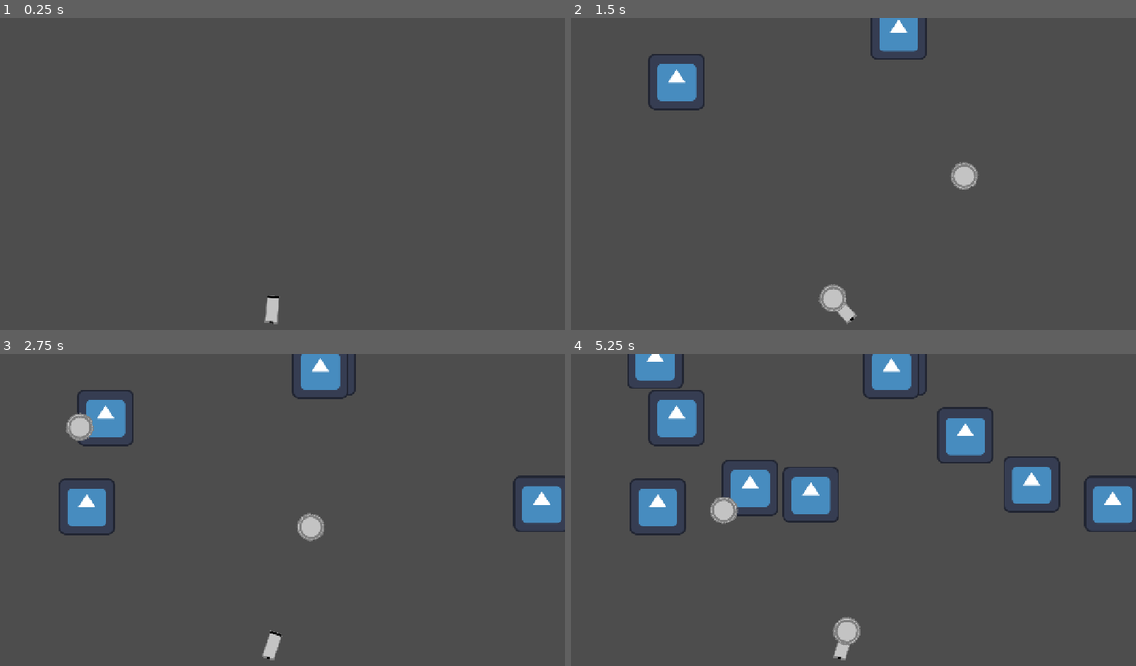
Above: before the commit, frames 1-4 (two rows, left to right).
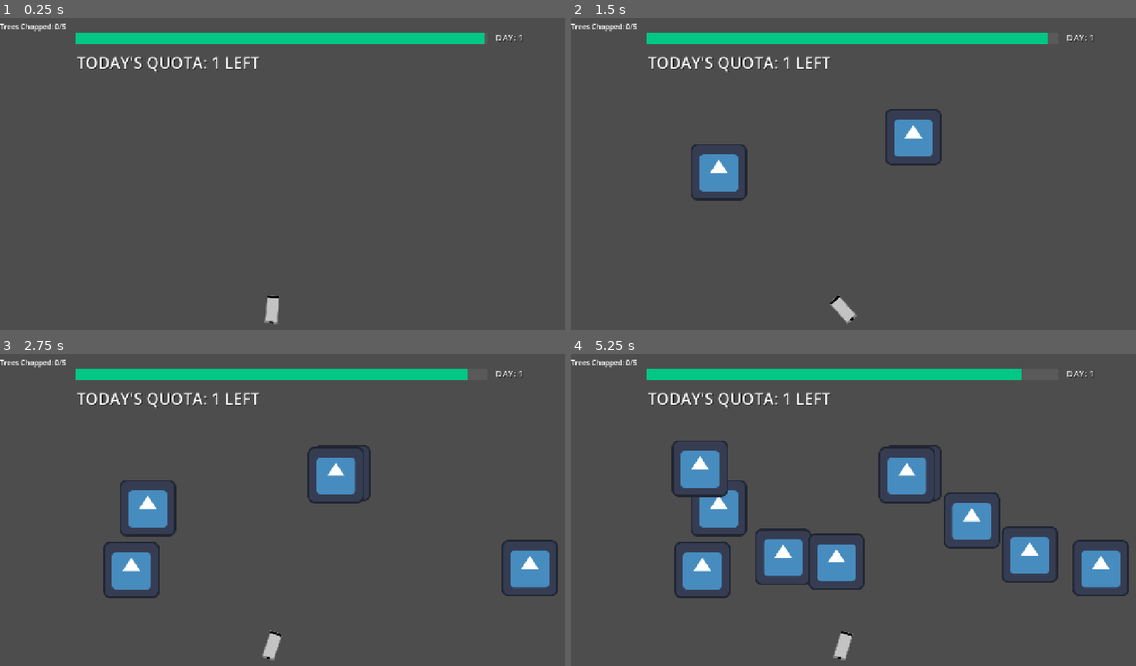
Above: after the commit, the same moments.

Repository: KeaganErasmus/Clod-Godo-Wild-Jam-99
Game: Godot game, scene res://Scenes/Chopping/chopping.tscn
Same seed, same stepped clock (60 frames per second), same inputs: the game is played once before the commit and once after it. This scene is started directly instead of the project's main scene. The engine's default icon, where the game draws it, is replaced by a stand-in: a white triangle on a blue panel in a dark square.
Inputs (mouse positions are in pixels of both pictures, inside the frame that each line leads up to):
- Up to frame 1 (0.25 s): no input
- Up to frame 2 (1.5 s): tap Enter at 0.5 s; move the mouse to (977, 161) at 0.52 s; hold D (move_right) 0.53-1.28 s; hold Space (magnetize) 0.53-1.28 s; click (977, 161) at 0.67 s; move the mouse to (740, 192) at 1.27 s; hold S (move_down) from 1.28 s (still down); tap 1 (num_1) at 1.35 s; click (740, 192) at 1.42 s
- Up to frame 3 (2.75 s): move the mouse to (339, 444) at 2.02 s; release S (move_down) at 2.03 s; hold D (move_right) from 2.03 s (still down); tap 2 (num_2) at 2.1 s; click (339, 444) at 2.17 s
- Up to frame 4 (5.25 s): move the mouse to (825, 575) at 2.77 s; release D (move_right) at 2.78 s; hold W (move_up) 2.78-3.53 s; tap 3 (num_3) at 2.85 s; click (825, 575) at 2.92 s; move the mouse to (1023, 559) at 3.52 s; hold A (move_left) 3.53-5.03 s; tap 4 (num_4) at 3.6 s; click (1023, 559) at 3.67 s; move the mouse to (684, 466) at 4.27 s; tap X at 4.35 s; click (684, 466) at 4.42 s; move the mouse to (881, 513) at 5.02 s; hold S (move_down) from 5.03 s (still down); hold Enter from 5.03 s (still down); click (881, 513) at 5.17 s

The runs differ from the first frame. In frame 1, 3.4% of the frame differs, in the area x 0-93%, y 1-18%; in frame 2, 7.6%; in frame 3, 12%; in frame 4, 21%, in the area x 0-100%, y 0-94%.

Commit message:
feat(): chopping scene functional

Diff:
--- a/Scenes/Chopping/bullet.gd
+++ b/Scenes/Chopping/bullet.gd
@@ -4,15 +4,20 @@
 var target_pos: Vector2 = Vector2.ZERO
 var shot_speed : float = 500
 
+
 # Called when the node enters the scene tree for the first time.
 func _ready() -> void:
 	pass # Replace with function body.
-
 
 # Called every frame. 'delta' is the elapsed time since the previous frame.
 func _process(delta: float) -> void:
 	position += target_pos * shot_speed * delta
 	$Sprite2D.rotate(10 * delta)
+	if position.x <= 0 or position.x >= get_window().size.x or position.y <= 0 or position.y >= get_window().size.y:
+		destroy()
 
 func set_target(target: Vector2):
 	target_pos = target
+
+func destroy() -> void:
+	queue_free()
--- a/Scenes/Chopping/bullet.tscn
+++ b/Scenes/Chopping/bullet.tscn
@@ -3,8 +3,16 @@
 [ext_resource type="Script" uid="uid://57yw0d8kf7cd" path="res://Scenes/Chopping/bullet.gd" id="1_lpksx"]
 [ext_resource type="Texture2D" uid="uid://bo1hlfe7ydu56" path="res://Scenes/Chopping/art/saw-blade.png" id="2_lpksx"]
 
-[node name="Bullet" type="Node2D" unique_id=906484404]
+[sub_resource type="CircleShape2D" id="CircleShape2D_il1na"]
+radius = 32.06244
+
+[node name="Bullet" type="Node2D" unique_id=906484404 groups=["Bullets"]]
 script = ExtResource("1_lpksx")
 
 [node name="Sprite2D" type="Sprite2D" parent="." unique_id=2119929796]
 texture = ExtResource("2_lpksx")
+
+[node name="Area2D" type="Area2D" parent="." unique_id=1671062159]
+
+[node name="CollisionShape2D" type="CollisionShape2D" parent="Area2D" unique_id=1840115665]
+shape = SubResource("CircleShape2D_il1na")
--- a/Scenes/Chopping/chopping.gd
+++ b/Scenes/Chopping/chopping.gd
@@ -2,24 +2,31 @@
 
 var rng = RandomNumberGenerator.new()
 
-@onready var axe = $Axe
 @onready var gun: Gun = $Gun
-@onready var spawn_area = $Area2D/CollisionShape2D
 @onready var spawn_timer = $SpawnTimer
 @onready var p1 = $p1
 @onready var p2 = $p2
+@onready var tree_node = $TreeNodes
 
-var bullet_scene := load("res://Scenes/Chopping/bullet.tscn")
-var tree_scene := load("res://tree.tscn")
+@onready var bullet_scene := load("res://Scenes/Chopping/bullet.tscn")
+@onready var tree_scene := load("res://tree.tscn")
+
+@onready var chop_ui : ChopUI = $ChoppingUI
 
 var mouse_pos: Vector2
 
 @export var tree_spawn_timer: float = 1
 
+var trees_chopped: int = 0
 
 # Called when the node enters the scene tree for the first time.
 func _ready() -> void:
-	pass
+	Global.tree_killed.connect(increase_tree_counter)
+	Global._start_global_timer()
+
+func _process(_delta: float) -> void:
+	if trees_chopped >= Global.tree_quota:
+		win_game()
 
 func _input(event):
 	if event is InputEventMouseButton:
@@ -41,8 +48,25 @@
 	var random_x = randf_range(p1.position.x, p2.position.x)
 	var random_y = randf_range(p1.position.y, p2.position.y)
 
-	add_child(tree)
+	get_node("TreeNodes").add_child(tree)
 	tree.set_position(Vector2(random_x, random_y))
 
 func _on_spawn_timer_timeout() -> void:
 	spawn_tree()
+
+func win_game() -> void:
+	Global._stop_global_timer()
+	chop_ui.set_flavour_text("ALL TREES BURNED>>>>YIPPPEEE")
+	spawn_timer.stop()
+	clear_trees()
+	await get_tree().create_timer(2).timeout
+	Global._next_scene()
+
+func clear_trees() -> void:
+	var trees = get_node("TreeNodes").get_children()
+	for tree in trees:
+		tree.clear()
+
+func increase_tree_counter():
+	trees_chopped += 1
+	chop_ui.set_trees_chopped(trees_chopped)
--- a/Scenes/Chopping/chopping.tscn
+++ b/Scenes/Chopping/chopping.tscn
@@ -1,7 +1,9 @@
 [gd_scene format=3 uid="uid://dujwgv30ojduh"]
 
 [ext_resource type="Script" uid="uid://r7lsj42xp7m8" path="res://Scenes/Chopping/chopping.gd" id="1_uxvc8"]
+[ext_resource type="PackedScene" uid="uid://bwgf3ca7d8ccj" path="res://Scenes/Chopping/chopping_ui.tscn" id="3_qgshr"]
 [ext_resource type="PackedScene" uid="uid://drhyt1ky4ohlt" path="res://Scenes/Chopping/gun.tscn" id="3_r2x86"]
+[ext_resource type="PackedScene" uid="uid://n7w243o1qxms" path="res://global_ui.tscn" id="4_qgshr"]
 
 [node name="Chopping" type="Node2D" unique_id=175067066]
 script = ExtResource("1_uxvc8")
@@ -15,9 +17,15 @@
 autostart = true
 
 [node name="p1" type="Marker2D" parent="." unique_id=1172761991]
-position = Vector2(27, 8)
+position = Vector2(149, 254)
 
 [node name="p2" type="Marker2D" parent="." unique_id=1943387901]
-position = Vector2(1260, 372)
+position = Vector2(1229, 508)
+
+[node name="ChoppingUI" parent="." unique_id=1574637942 instance=ExtResource("3_qgshr")]
+
+[node name="GlobalUI" parent="." unique_id=880697242 instance=ExtResource("4_qgshr")]
+
+[node name="TreeNodes" type="Node" parent="." unique_id=1128054678]
 
 [connection signal="timeout" from="SpawnTimer" to="." method="_on_spawn_timer_timeout"]
--- /dev/null
+++ b/Scenes/Chopping/chopping_ui.gd
@@ -0,0 +1,25 @@
+class_name ChopUI
+extends CanvasLayer
+
+@onready var label = $MarginContainer/TChoppedLabel
+@onready var flavour_text_label = $FlavourTextLabel
+
+var trees_chopped : int = 0
+
+# Called when the node enters the scene tree for the first time.
+func _ready() -> void:
+	set_label_text("Trees Chopped: ")
+	set_flavour_text("")
+
+# Called every frame. 'delta' is the elapsed time since the previous frame.
+func _process(_delta: float) -> void:
+	set_label_text("Trees Chopped: " + str(trees_chopped) + "/" + str(Global.tree_quota))
+
+func set_label_text(text: String):
+	label.text = text
+
+func set_trees_chopped(num: int):
+	trees_chopped = num
+
+func set_flavour_text(text: String) -> void:
+	flavour_text_label.text = text
--- /dev/null
+++ b/Scenes/Chopping/chopping_ui.tscn
@@ -0,0 +1,21 @@
+[gd_scene format=3 uid="uid://bwgf3ca7d8ccj"]
+
+[ext_resource type="Script" uid="uid://cyyy1xiffc47q" path="res://Scenes/Chopping/chopping_ui.gd" id="1_317wk"]
+
+[node name="ChoppingUI" type="CanvasLayer" unique_id=1574637942]
+layer = 2
+script = ExtResource("1_317wk")
+
+[node name="FlavourTextLabel" type="Label" parent="." unique_id=1443790431]
+offset_top = 74.0
+offset_right = 200.0
+offset_bottom = 97.0
+text = "Yipeeee we killed all trees"
+
+[node name="MarginContainer" type="MarginContainer" parent="." unique_id=1181412220]
+offset_right = 40.0
+offset_bottom = 40.0
+
+[node name="TChoppedLabel" type="Label" parent="MarginContainer" unique_id=1614512291]
+layout_mode = 2
+text = "Trees Chopped: 6/6"
--- a/Scenes/Chopping/gun.gd
+++ b/Scenes/Chopping/gun.gd
@@ -10,9 +10,8 @@
 
 
 # Called every frame. 'delta' is the elapsed time since the previous frame.
-func _process(delta: float) -> void:
+func _process(_delta: float) -> void:
 	look_at(get_global_mouse_position())
-	#rotation = get_global_mouse_position().angle_to_point(position)
 
 func get_muzzle_pos() -> Vector2:
 	return muzzle.global_position
--- a/global.gd
+++ b/global.gd
@@ -6,6 +6,7 @@
 var start_menu_scene = preload("res://Scenes/menu/starting_menu.tscn")
 var you_lose_scene = preload("res://Scenes/menu/you_lose.tscn")
 var digging_scene = preload("res://Scenes/digging/scenes/digging.tscn")
+var chopping_scene = preload("res://Scenes/Chopping/chopping.tscn")
 
 var default_scene = start_menu_scene
 
@@ -27,9 +28,11 @@
 var server_quota: int
 var is_timer_active: bool
 var water_quota: int
+var tree_quota: int
+
 
 func _reset_global_variables():
-	day_scene_order = [stacking_scene, plugging_scene, digging_scene]
+	day_scene_order = [stacking_scene, plugging_scene, digging_scene, chopping_scene]
 	current_scene_index = 0
 	data_center_list = [] # persist data center positions in transition scene
 	days_elapsed = 1
@@ -41,6 +44,7 @@
 	server_quota = 5 # starts at 3 but can go up
 	is_timer_active = false
 	water_quota = 5
+	tree_quota = 5
 
 
 func _ready() -> void:
@@ -104,3 +108,8 @@
 
 func _lose_game():
 	get_tree().change_scene_to_packed.call_deferred(you_lose_scene)
+
+########################################
+###          GLOBAL SIGNALS          ###
+########################################
+signal tree_killed
--- a/test_scene.tscn
+++ /dev/null
@@ -1,19 +0,0 @@
-[gd_scene format=3 uid="uid://rojhmqqy7c5r"]
-
-[ext_resource type="Script" uid="uid://k3f8yutynpg0" path="res://animated_button.gd" id="1_uhqqe"]
-
-[node name="Node" type="Node" unique_id=1155973415]
-
-[node name="VBoxContainer" type="VBoxContainer" parent="." unique_id=508868114]
-offset_right = 40.0
-offset_bottom = 40.0
-
-[node name="Control" type="Control" parent="VBoxContainer" unique_id=564264098]
-layout_mode = 2
-
-[node name="Button" type="Button" parent="VBoxContainer/Control" unique_id=122541293]
-layout_mode = 0
-offset_right = 8.0
-offset_bottom = 8.0
-text = "alsdkjflaskjdflaskjdflaskdjf"
-script = ExtResource("1_uhqqe")
--- /dev/null
+++ b/tree.gd
@@ -0,0 +1,15 @@
+class_name cTree
+extends Node2D
+
+func _on_area_2d_area_entered(area: Area2D) -> void:
+	var ob := area.get_parent()
+	if ob is Bullet:
+		ob.destroy()
+		die()
+
+func die() -> void:
+	Global.tree_killed.emit()
+	queue_free()
+
+func clear() -> void:
+	queue_free()
--- a/tree.tscn
+++ b/tree.tscn
@@ -1,11 +1,13 @@
 [gd_scene format=3 uid="uid://j1c1mkqr5hid"]
 
 [ext_resource type="Texture2D" uid="uid://c0ilb0t7qpkbj" path="res://icon.svg" id="1_brfkd"]
+[ext_resource type="Script" uid="uid://cfj66rm3yqcr6" path="res://tree.gd" id="1_nnvrw"]
 
 [sub_resource type="RectangleShape2D" id="RectangleShape2D_il1na"]
 size = Vector2(126, 121)
 
 [node name="Tree" type="Node2D" unique_id=1823463163]
+script = ExtResource("1_nnvrw")
 
 [node name="Sprite2D" type="Sprite2D" parent="." unique_id=1432806300]
 texture = ExtResource("1_brfkd")
@@ -15,3 +17,5 @@
 [node name="CollisionShape2D" type="CollisionShape2D" parent="Area2D" unique_id=166237428]
 position = Vector2(0, -0.5)
 shape = SubResource("RectangleShape2D_il1na")
+
+[connection signal="area_entered" from="Area2D" to="." method="_on_area_2d_area_entered"]
Not shown, added: Scenes/Chopping/chopping_ui.gd.uid
Not shown, added: tree.gd.uid
